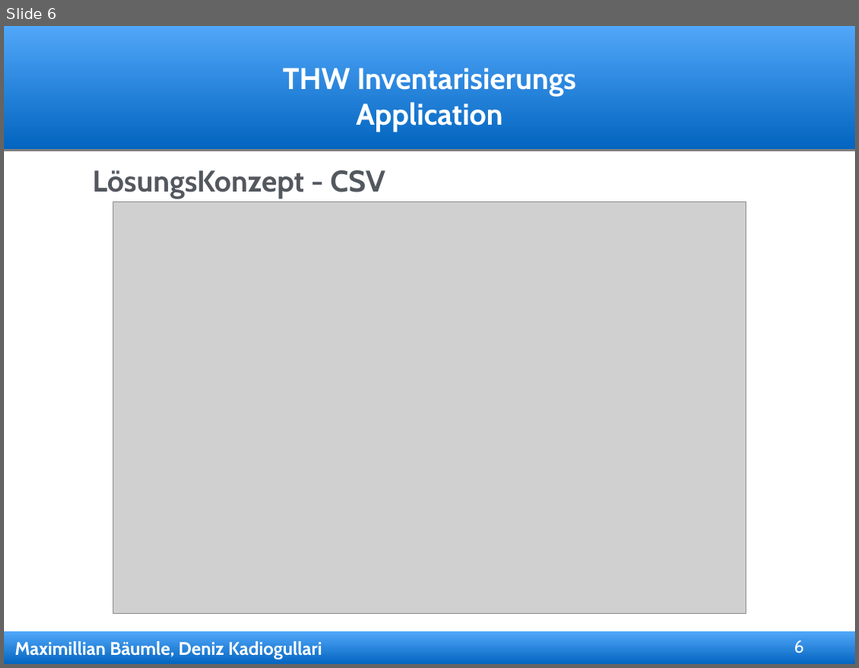
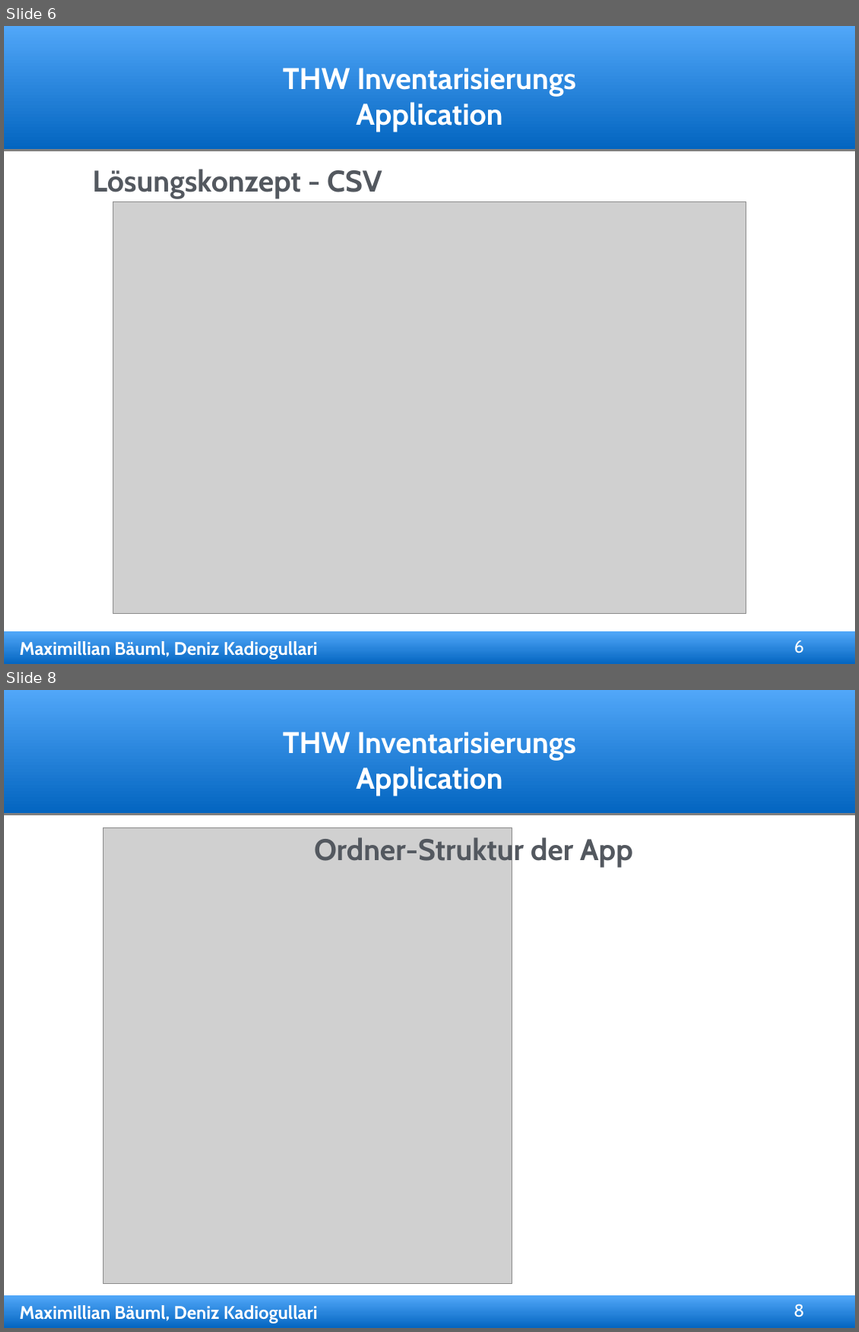
Before and after one commit to dkadio/thwapp, a slide deck: präsentation/thw_präsi.ppt. Shown one above the other, each under a label of ours: slide 6 before the commit, slides 6 and 8 after it; the slides between them are not shown. The pictures are 859x668 and 859x1332 pixels, drawn with LibreOffice and Linux fonts; fonts in the diff are those of the drawing; grey boxes stand for pictures; background and template pictures are left out. Boxes give left, top, right and bottom in pixels: in the first picture for what was removed or moved away, otherwise in the second. Text is boxed around its words. In the diff, an @@ line names an element or a change of style, - is before the commit and + after.

```diff
--- a/präsentation/thw_präsi.ppt
+++ b/präsentation/thw_präsi.ppt
@@ slide 8 added at box(4, 690, 855, 1328), background #FFFFFF; not listed: 4 template elements that a slide beside it also shows @@
@@ picture added at box(103, 828, 512, 1284) @@
@@ free added at box(311, 828, 855, 870), 36 pt, text #53585F, bold @@
+Ordner-Struktur der App
@@ page number added at box(791, 1300, 807, 1326), 21 pt, text #FFFFFF @@
+8
@@ slide 6 changed as well @@
@@ text in free at box(92, 169, 382, 199): text changed @@
-LösungsKonzept - CSV
+Lösungskonzept - CSV
@@ text in free at box(19, 642, 318, 660): text changed @@
-Maximillian Bäumle, Deniz Kadiogullari
+Maximillian Bäuml, Deniz Kadiogullari
```
Also in this commit, not shown: 10 other slides changed, 2 other slides added, 4 slides removed, 1 other file.
